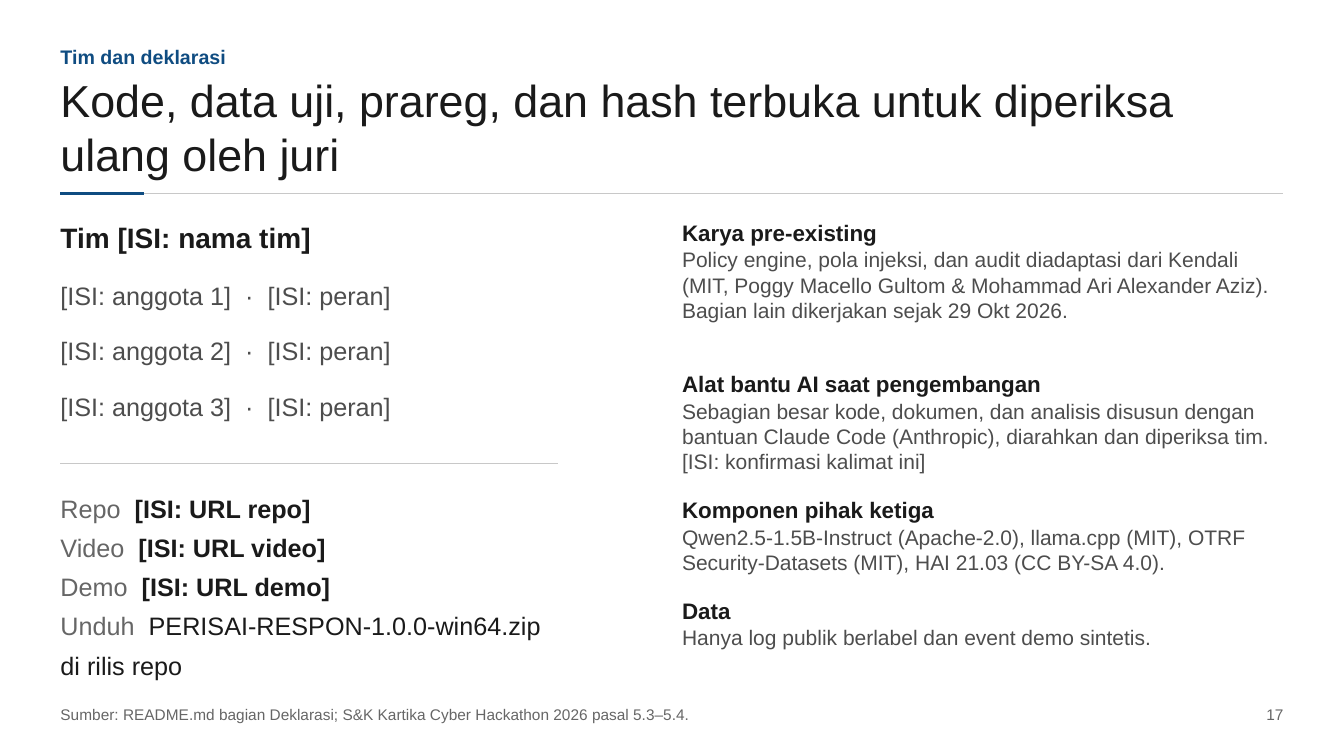
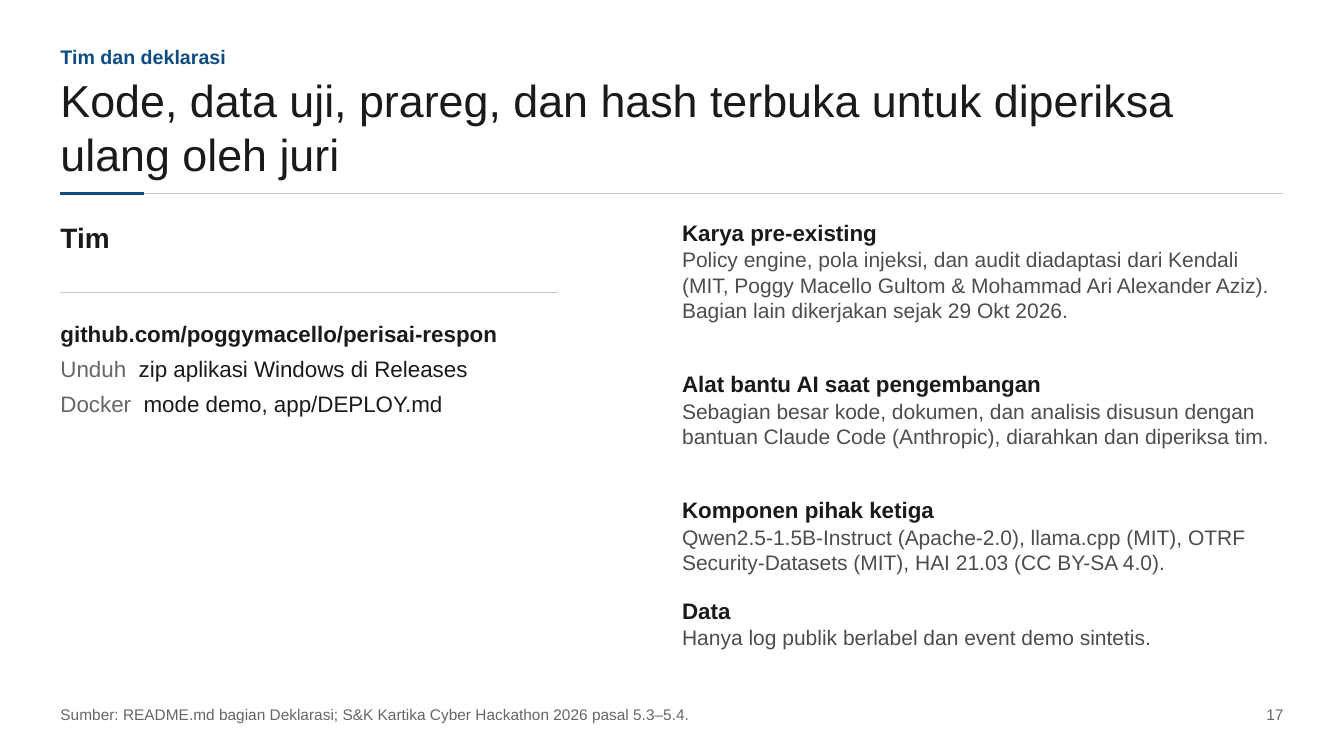
Before and after one commit to poggymacello/perisai-respon, a slide deck: slide 17 of aset_kirim/slide/PERISAI-RESPON_Slide_Teknis.pptx. Drawn at 1344x756 pixels with LibreOffice and Linux fonts; fonts in the diff are those of the drawing. Boxes give left, top, right and bottom in pixels: in the first picture for what was removed or moved away, otherwise in the second. Text is boxed around its words. In the diff, an @@ line names an element or a change of style, - is before the commit and + after.

Commit message:
Isi URL repo dan slide, hapus penanda [ISI] di berkas terbit
- README, proposal, bukti evaluasi, tanya jawab, outline slide: [ISI] diganti URL repo atau kalimat apa adanya
- Slide: nama tim, anggota, dan URL video dibaca dari aset_kirim/slide/tim.json; field kosong tidak ditampilkan
- Slide 17 dan A4: tata letak dirapikan, jumlah tes aplikasi 23 -> 24
- Video: URL repo di kartu penutup; deskripsi YouTube memuat tautan rilis, repo, dan slide

```diff
--- a/aset_kirim/slide/PERISAI-RESPON_Slide_Teknis.pptx
+++ b/aset_kirim/slide/PERISAI-RESPON_Slide_Teknis.pptx
@@ text at [60,227,109,248]: text changed @@
-Tim [ISI: nama tim]
+Tim
@@ line moved from (60, 464) - (559, 464) to (60, 292) - (559, 292) @@
@@ text removed at [60,286,390,311] @@
-[ISI: anggota 1] · [ISI: peran]
@@ text added at [60,325,496,417], 16 pt, text #1A1A1A @@
+github.com/poggymacello/perisai-respon
+Unduh zip aplikasi Windows di Releases
+Docker mode demo, app/DEPLOY.md
@@ text removed at [60,341,390,366] @@
-[ISI: anggota 2] · [ISI: peran]
@@ text removed at [60,397,390,421] @@
-[ISI: anggota 3] · [ISI: peran]
@@ text at [682,404,1269,448]: text changed @@
-Sebagian besar kode, dokumen, dan analisis disusun dengan bantuan Claude Code (Anthropic), diarahkan dan diperiksa tim. [ISI: konfirmasi kalimat ini]
+Sebagian besar kode, dokumen, dan analisis disusun dengan bantuan Claude Code (Anthropic), diarahkan dan diperiksa tim.
@@ text removed at [60,499,541,680] @@
-Repo [ISI: URL repo]
-Video [ISI: URL video]
-Demo [ISI: URL demo]
-Unduh PERISAI-RESPON-1.0.0-win64.zip di rilis repo
```
Also in this commit, not shown: 2 other slides changed, 13 other files.
